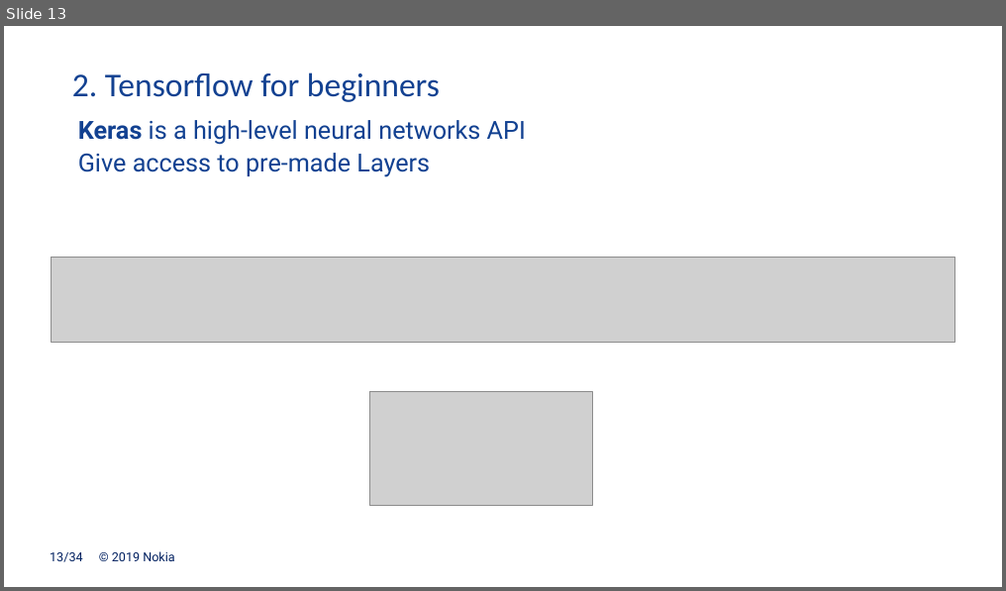
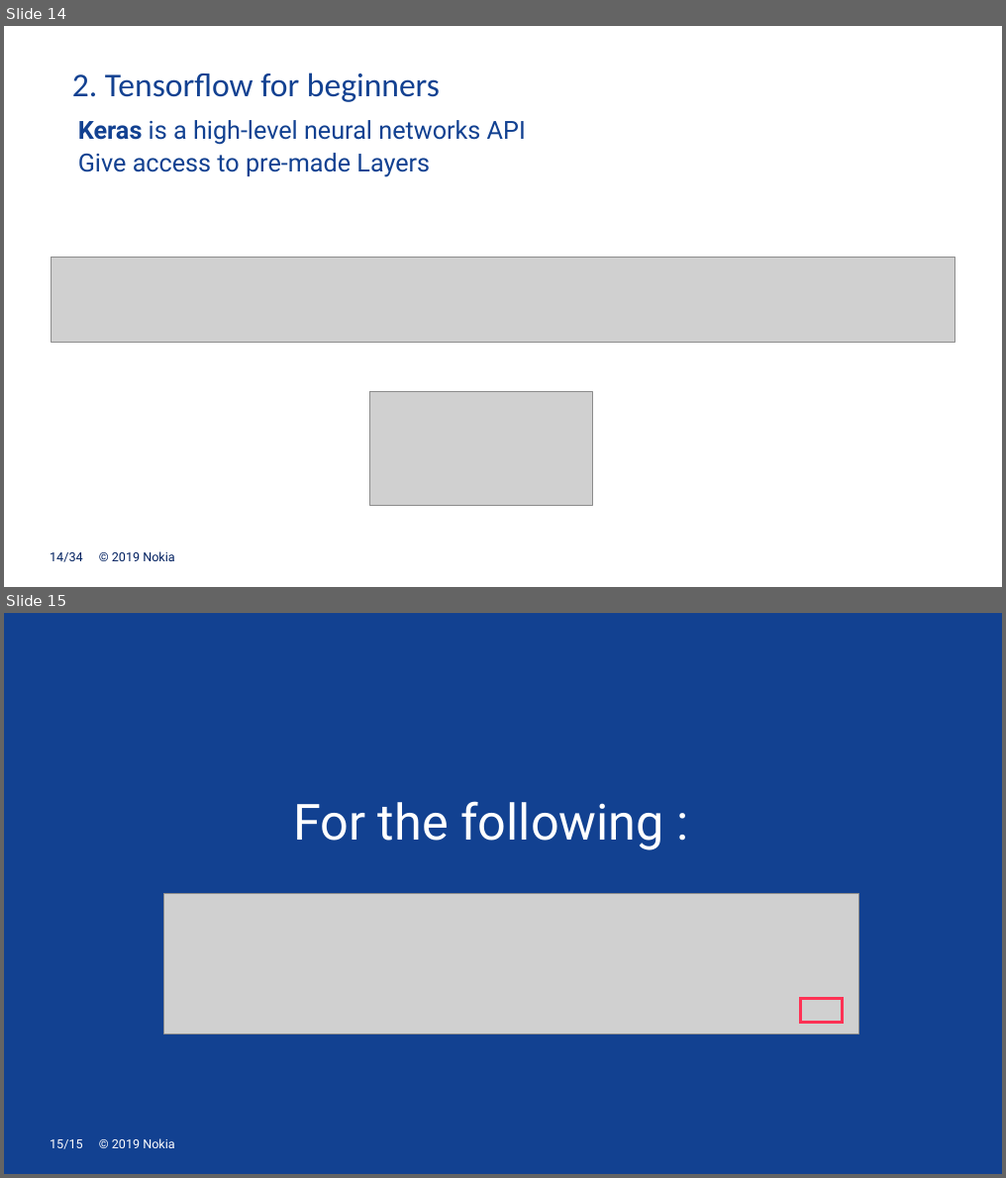
Before and after one commit to mgoutay/ml_course, a slide deck: DL_course_1.pptx. Shown one above the other, each under a label of ours: slide 13 before the commit, slides 14 and 15 after it. The pictures are 1006x591 and 1006x1178 pixels, drawn with LibreOffice and Linux fonts; fonts in the diff are those of the drawing; grey boxes stand for pictures; background and template pictures are left out. Boxes give left, top, right and bottom in pixels: in the first picture for what was removed or moved away, otherwise in the second. Text is boxed around its words. In the diff, an @@ line names an element or a change of style, - is before the commit and + after.

Commit message:
update

```diff
--- a/DL_course_1.pptx
+++ b/DL_course_1.pptx
@@ slide 15 added at <box>4,613,1002,1174</box>, background #124191; not listed: 1 template element that a slide beside it also shows @@
@@ text added at <box>293,801,664,851</box>, 48 pt, text #FFFFFF @@
+For the following :
@@ picture added at <box>164,894,859,1035</box> @@
@@ rectangle added at <box>801,998,842,1023</box>, outline #FF3154 3 pt @@
@@ text added at <box>112,1139,174,1149</box>, 12 pt, text #FFFFFF @@
+© 2019 Nokia
@@ what was slide 13 is now slide 14 @@
@@ page number at <box>50,553,82,563</box>: text changed @@
-13/34
+14/34
```
Also in this commit, not shown: 1 other slide added, 1 slide removed.
